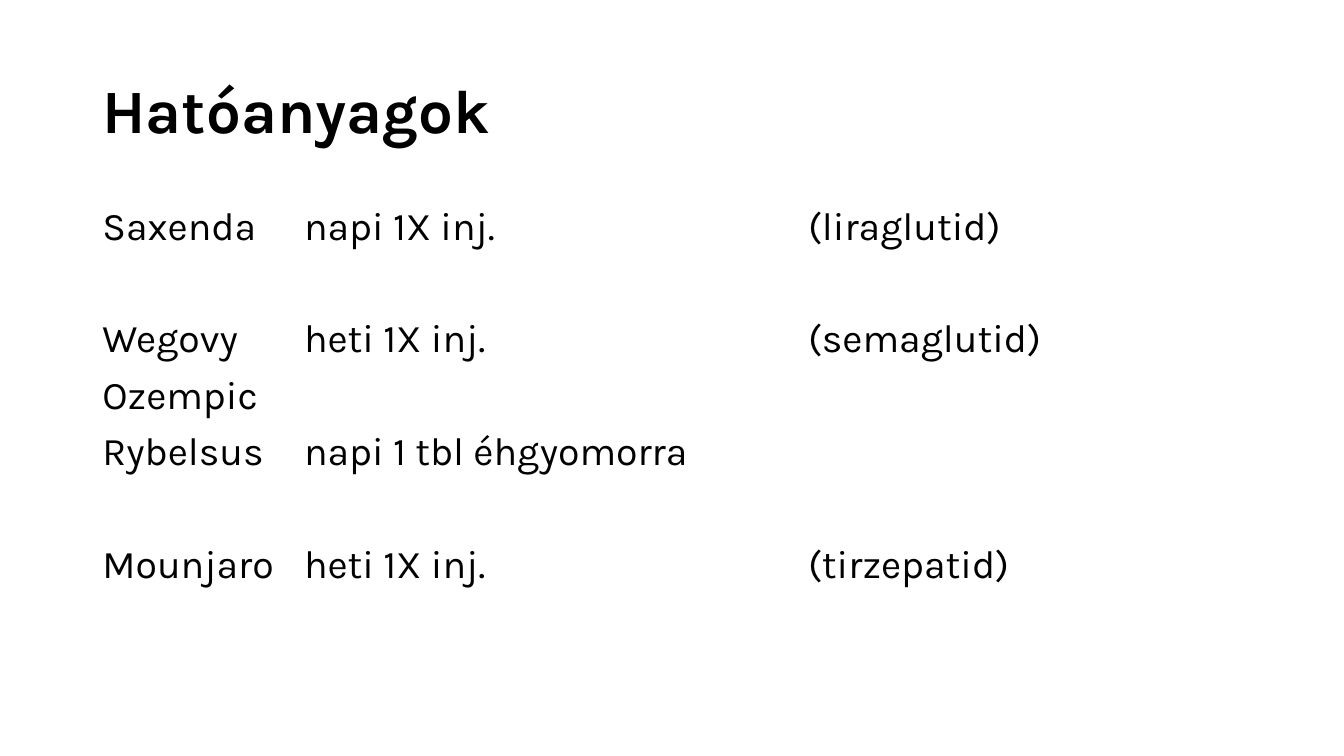
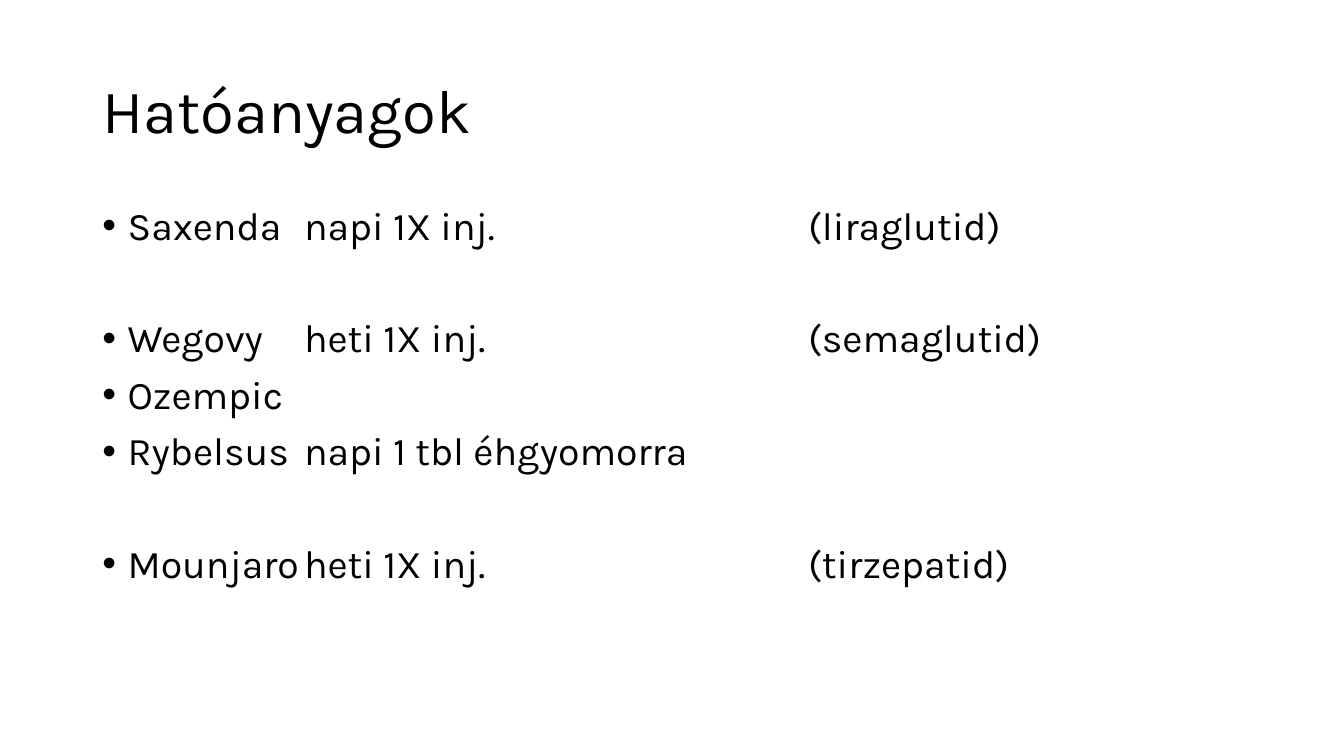
Before and after one commit to sasaleese/common, a slide deck: slide 8 of Testsúlycsökkentő gyógyszeres terápiák.pptx. Drawn at 1344x756 pixels with LibreOffice and Linux fonts; fonts in the diff are those of the drawing. Boxes give left, top, right and bottom in pixels: in the first picture for what was removed or moved away, otherwise in the second. Text is boxed around its words. In the diff, an @@ line names an element or a change of style, - is before the commit and + after.

```diff
--- a/Testsúlycsökkentő gyógyszeres terápiák.pptx
+++ b/Testsúlycsökkentő gyógyszeres terápiák.pptx
@@ title "Hatóanyagok" at <box>102,86,470,148</box>: bold off @@
@@ text "Saxenda napi 1X inj. (liraglutid)" at <box>128,211,1009,588</box>: bullet none to • @@
```
Also in this commit, not shown: 5 other slides changed, 1 other file.
